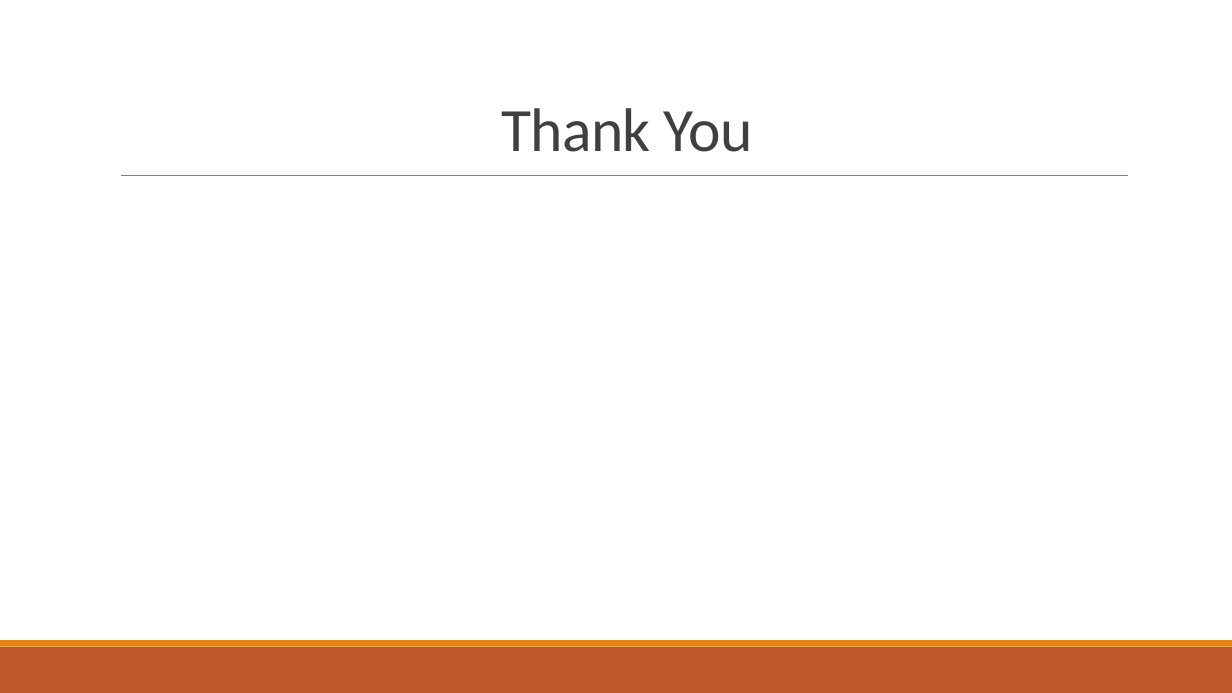
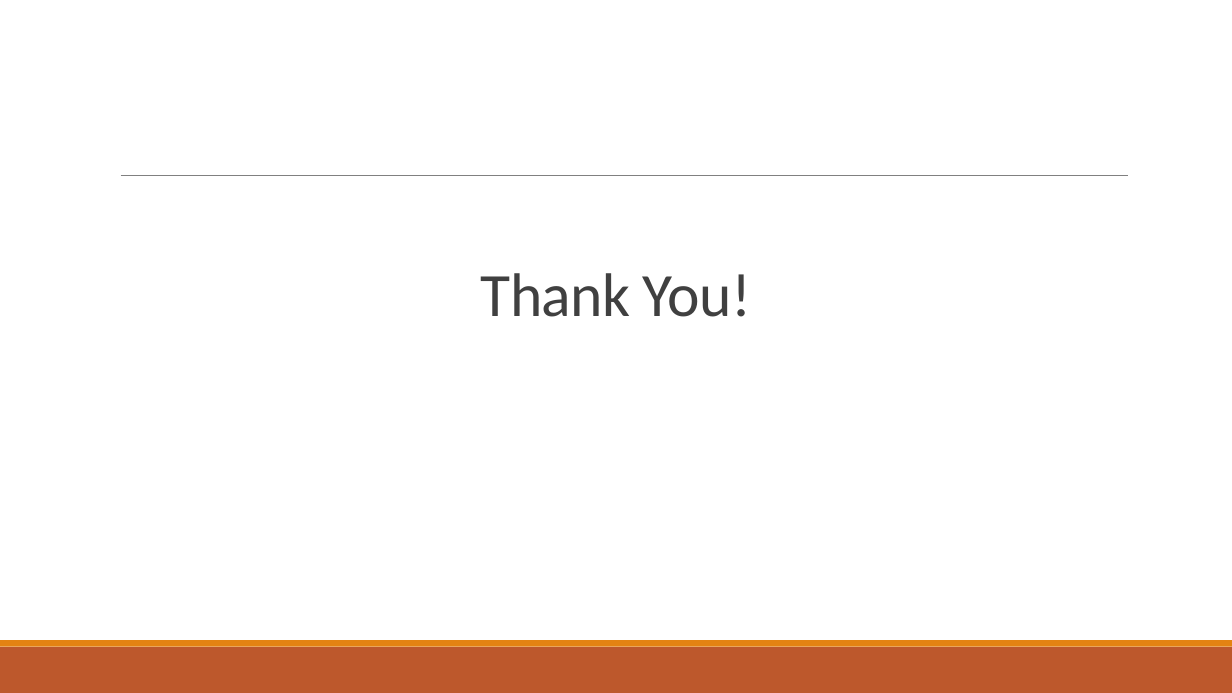
Before and after one commit to agx01/tf_presentation, a slide deck: slide 19 of Tensorflow_presentation.pptx. Drawn at 1232x693 pixels with LibreOffice and Linux fonts; fonts in the diff are those of the drawing. Boxes give left, top, right and bottom in pixels: in the first picture for what was removed or moved away, otherwise in the second. Text is boxed around its words. In the diff, an @@ line names an element or a change of style, - is before the commit and + after.

```diff
--- a/Tensorflow_presentation.pptx
+++ b/Tensorflow_presentation.pptx
@@ title at bbox=[481, 273, 751, 317]: text changed @@
-Thank You
+Thank You!
```
Also in this commit, not shown: 6 other slides changed, 1 slide added, 1 slide removed, 2 other files.
